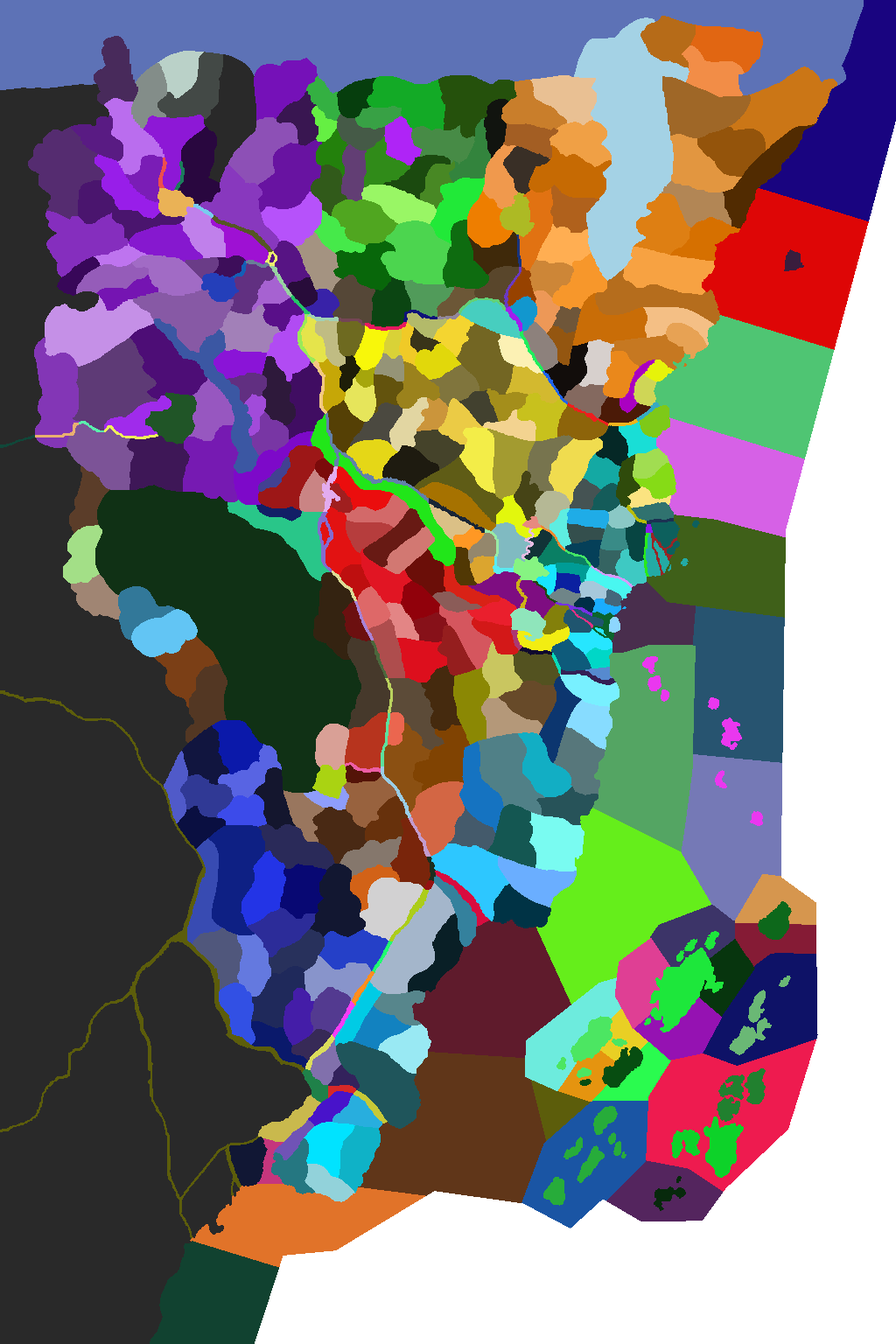
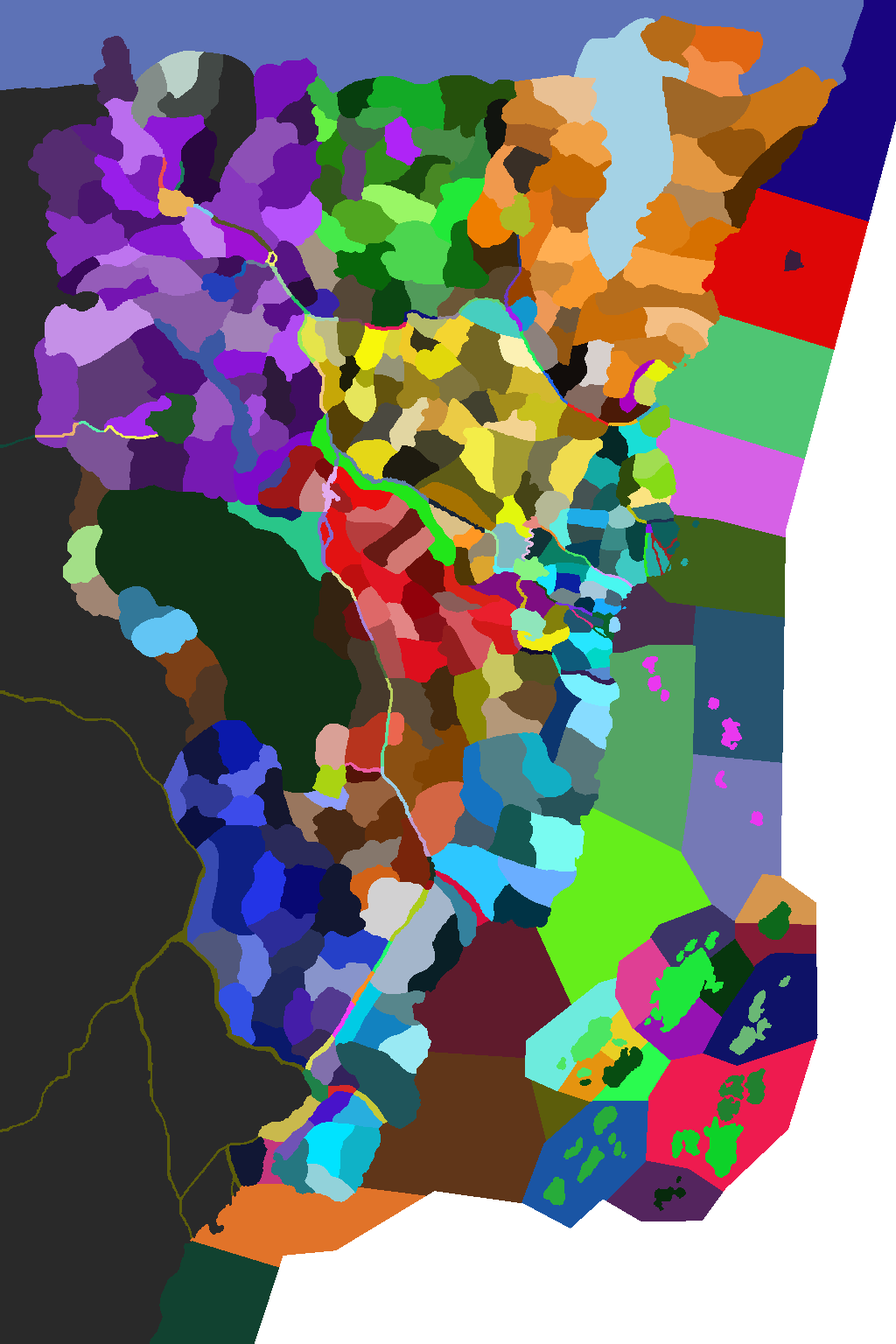
Before/after of a 896 × 1344 layered artwork. What changed in the layer stack:
painted on "crane_provinces" over [530, 527, 543, 538]
painted on "matsu & Kitsu & Ikoima" over [530, 527, 543, 538]
